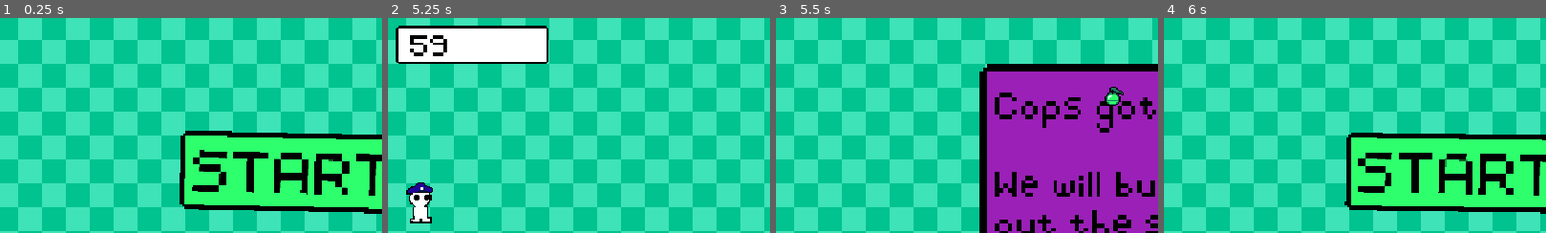
Above: before the commit, frames 1-4 (left to right).
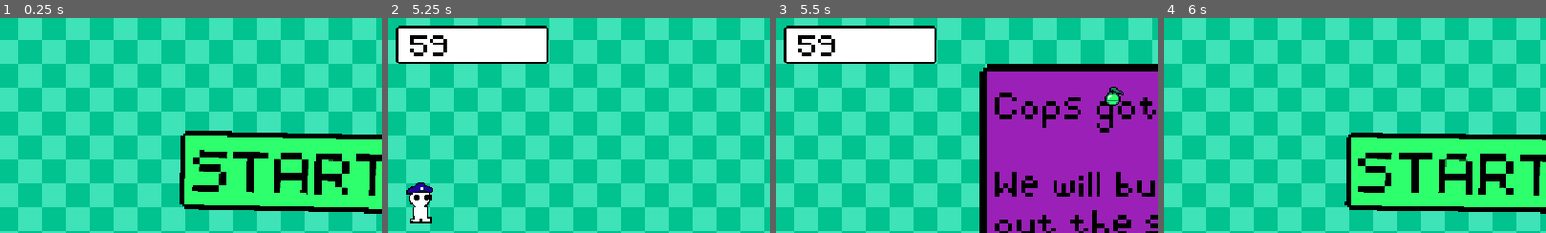
Above: after the commit, the same moments.

Repository: KyleTiley/PlayfulAnarchy
Game: Godot game, scene res://main.tscn
Same seed, same stepped clock (60 frames per second), same inputs: the game is played once before the commit and once after it.
Inputs (mouse positions are % of the whole screen's width and height, from its top left):
- Up to frame 1 (0.25 s): no input
- Up to frame 2 (5.25 s): click "START RIOT" at 0.5 s; move the mouse to (45, 70) at 1.27 s; hold W (up_input) 1.28-2.78 s; move the mouse to (80, 65) at 2.02 s; move the mouse to (20, 35) at 2.77 s; hold A (left_input) 2.78-4.28 s; move the mouse to (55, 50) at 3.52 s; move the mouse to (35, 25) at 4.27 s; hold S (down_input) 4.28-5.03 s; move the mouse to (72, 45) at 5.02 s; hold D (right_input) from 5.03 s (still down)
- Up to frame 3 (5.5 s): keep holding D (right_input)
- Up to frame 4 (6 s): release D (right_input) at 5.75 s; click "RIOT AGAIN?" at 5.75 s
The pictures show only the part of the screen within x 1-51%, y 0-50%; the shares and areas given below are measured in that part.

Frames 1-2 are identical in both runs. In frame 3, 7.1% of the frame differs, in the area x 2-42%, y 3-22%; in frame 4, nothing differs.

Commit message:
new bugs with ui

Diff:
--- a/Enemies/Cop.gd
+++ b/Enemies/Cop.gd
@@ -7,6 +7,8 @@
 var knockback_strength = 0.5
 
 func _physics_process(delta):
+	if !is_instance_valid(player):
+		return
 	var x_diff = global_position.x - player.global_position.x
 	var y_diff = global_position.y - player.global_position.y
 	scale.x = 1 * sign(x_diff)
--- a/Enemies/RiotCop.gd
+++ b/Enemies/RiotCop.gd
@@ -8,6 +8,8 @@
 var knockback_strength = 0.5
 
 func _physics_process(delta):
+	if !is_instance_valid(player):
+		return
 	var x_diff = global_position.x - player.global_position.x
 	var y_diff = global_position.y - player.global_position.y
 	scale.x = 1 * sign(x_diff)
--- a/GameUI.gd
+++ b/GameUI.gd
@@ -7,7 +7,6 @@
 	$Score/Label.text = str(Game.score)
 
 func _on_game_end_game(cause_of_death):
-	$Score.hide()
 	$GameOver.show()
 	match cause_of_death:
 		"cop":
--- a/Menu.gd
+++ b/Menu.gd
@@ -2,7 +2,7 @@
 
 func _on_play_button_pressed():
 	self.hide()
-	$"../Game/GameUI/Score".show()
+	$"../Game/GameUI".show()
 
 func _on_rules_button_pressed():
 	$Rules.show()
--- a/Player/Player.gd
+++ b/Player/Player.gd
@@ -48,5 +48,5 @@
 func _on_game_end_game(cause_of_death):
 	game_started = false
 	print("Died to: " + cause_of_death)
-	self.hide()
+	self.queue_free()
 	$Area2D/CollisionShape2D.set_deferred("disabled", true)
--- a/main.tscn
+++ b/main.tscn
@@ -298,6 +298,7 @@
 zoom = Vector2(0.635, 0.635)
 
 [node name="GameUI" type="Control" parent="Game"]
+visible = false
 layout_mode = 3
 anchors_preset = 0
 offset_right = 40.0
@@ -305,7 +306,6 @@
 script = ExtResource("6_cgp47")
 
 [node name="Score" type="Control" parent="Game/GameUI"]
-visible = false
 anchors_preset = 0
 offset_left = 4.0
 offset_top = 4.0
